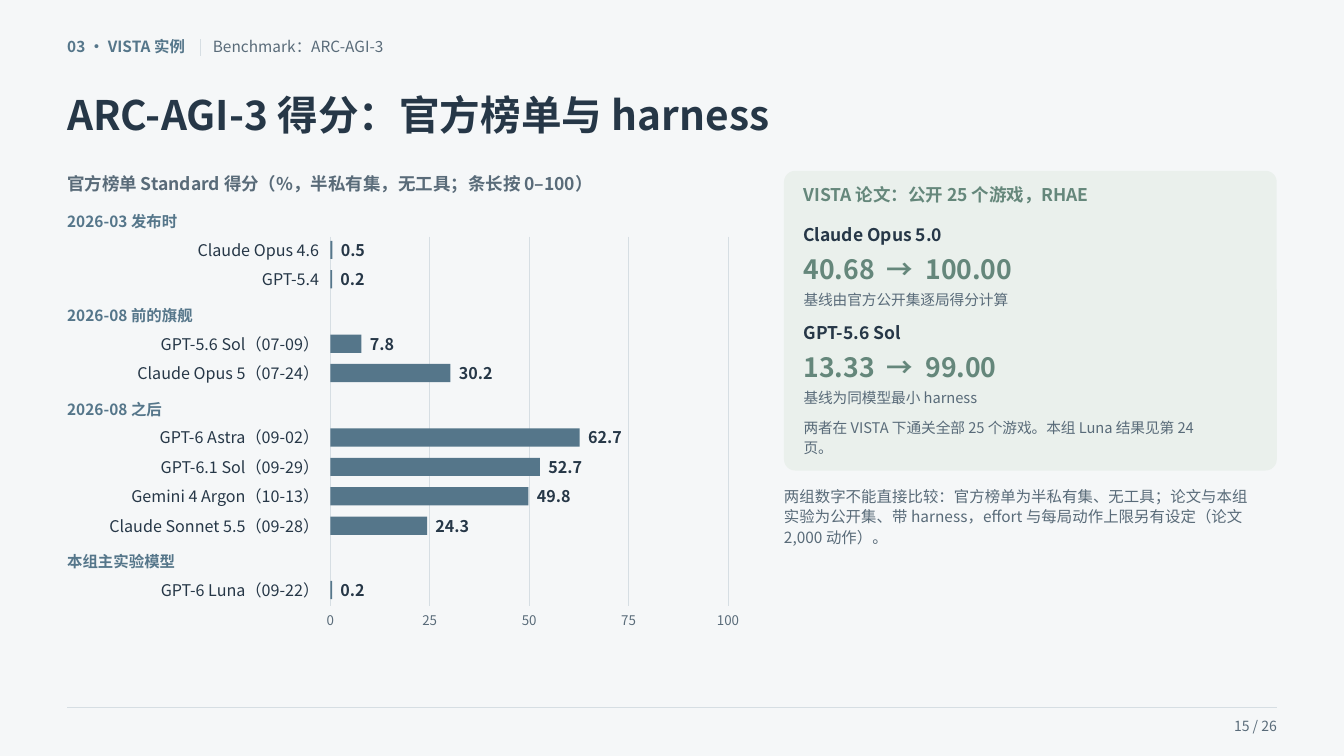
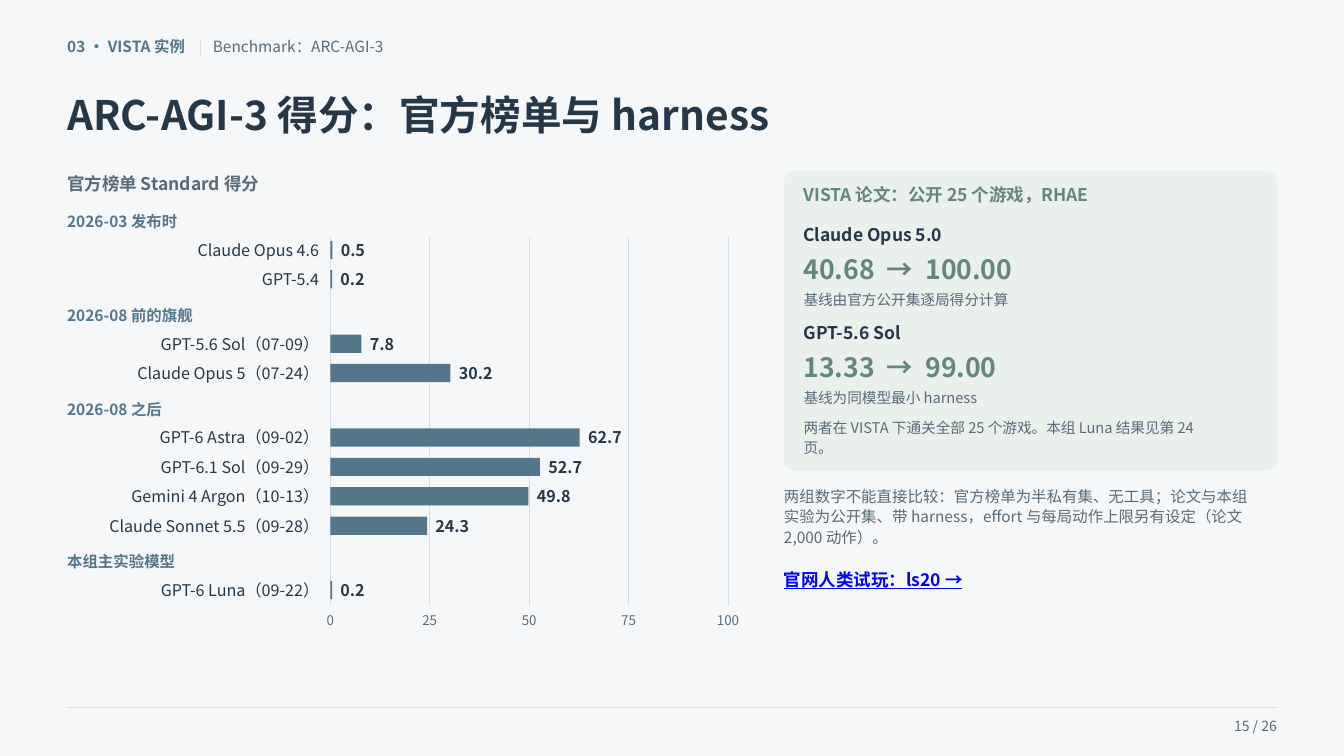
Before and after one commit to ruined404cjy/idea, a slide deck: slide 15 of docs/agent-trace-部门分享/Agent-Trace-部门分享-v5.pptx. Drawn at 1344x756 pixels with LibreOffice and Linux fonts; fonts in the diff are those of the drawing. Boxes give left, top, right and bottom in pixels: in the first picture for what was removed or moved away, otherwise in the second. Text is boxed around its words. In the diff, an @@ line names an element or a change of style, - is before the commit and + after.

```diff
--- a/docs/agent-trace-部门分享/Agent-Trace-部门分享-v5.pptx
+++ b/docs/agent-trace-部门分享/Agent-Trace-部门分享-v5.pptx
@@ text at [67, 175, 259, 192]: text changed @@
-官方榜单 Standard 得分（%，半私有集，无工具；条长按 0–100）
+官方榜单 Standard 得分
@@ text added at [784, 571, 941, 589], 12.5 pt, text #0000FF, bold, underline @@
+官网人类试玩：ls20 →
```
Also in this commit, not shown: 4 other slides changed, 2 other files.
